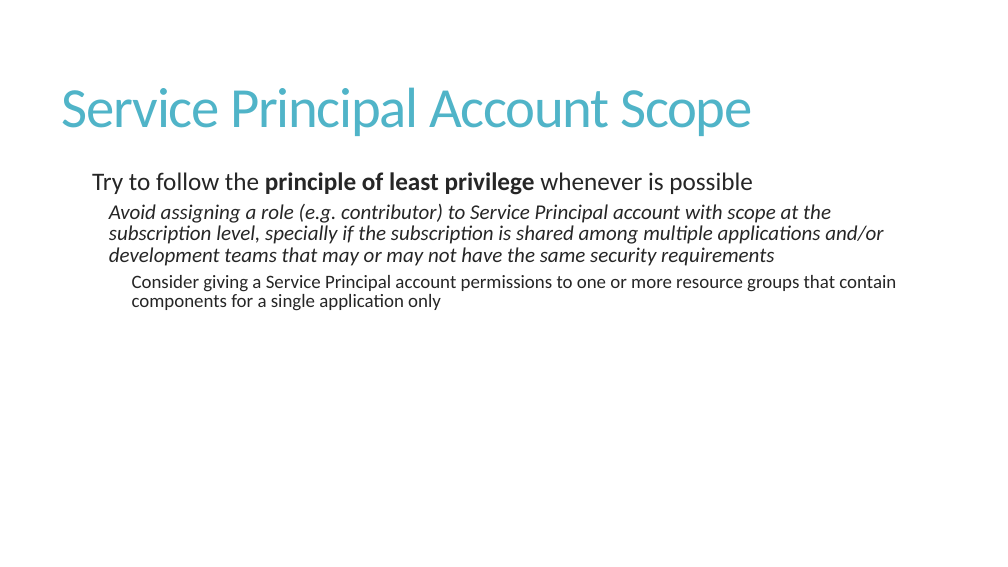
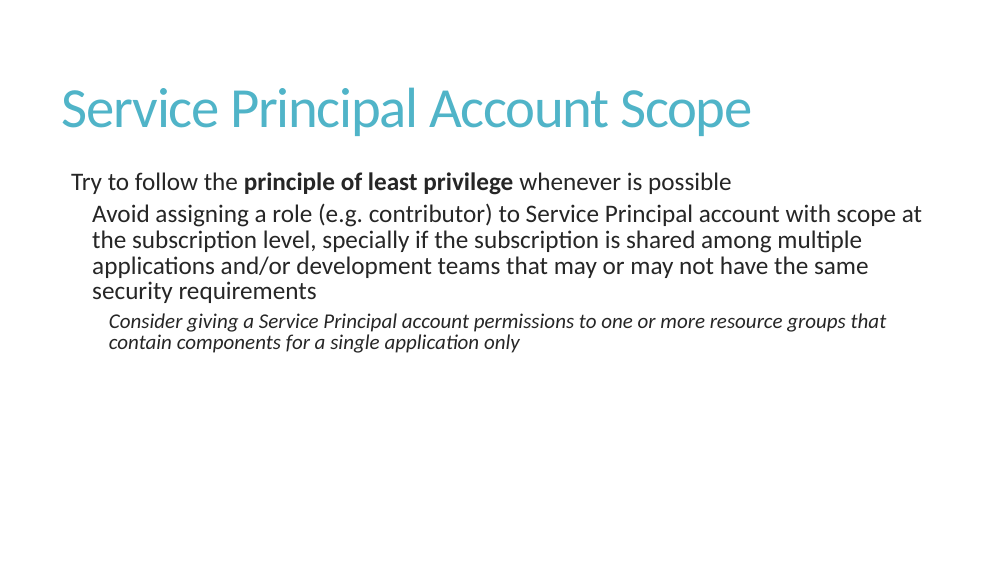
Before and after one commit to evandropaula/Azure, a slide deck: slide 3 of ServicePrincipal/PPT/ServicePrincipal.pptx. Drawn at 1008x567 pixels with LibreOffice and Linux fonts; fonts in the diff are those of the drawing. Boxes give left, top, right and bottom in pixels: in the first picture for what was removed or moved away, otherwise in the second. Text is boxed around its words. In the diff, an @@ line names an element or a change of style, - is before the commit and + after.

Commit message:
Fix formatting; Added slide with guidance on password rotation;

```diff
--- a/ServicePrincipal/PPT/ServicePrincipal.pptx
+++ b/ServicePrincipal/PPT/ServicePrincipal.pptx
@@ text "Try to follow the principle ..." at [71,172,922,353]: size 20 to 24 pt, italic off in "Avoid assigning a role (e.g. contributor) to ..."; size 18 to 20 pt, italic on in "Consider giving a Service Principal account permissions ..."; list level 2 to 1 in "Try to follow the principle ..."; list level 3 to 2 in "Avoid assigning a role (e.g. ..."; list level 4 to 3 in "Consider giving a Service Principal ..." @@
```
Also in this commit, not shown: 2 other slides changed, 1 slide added, 1 slide removed.
